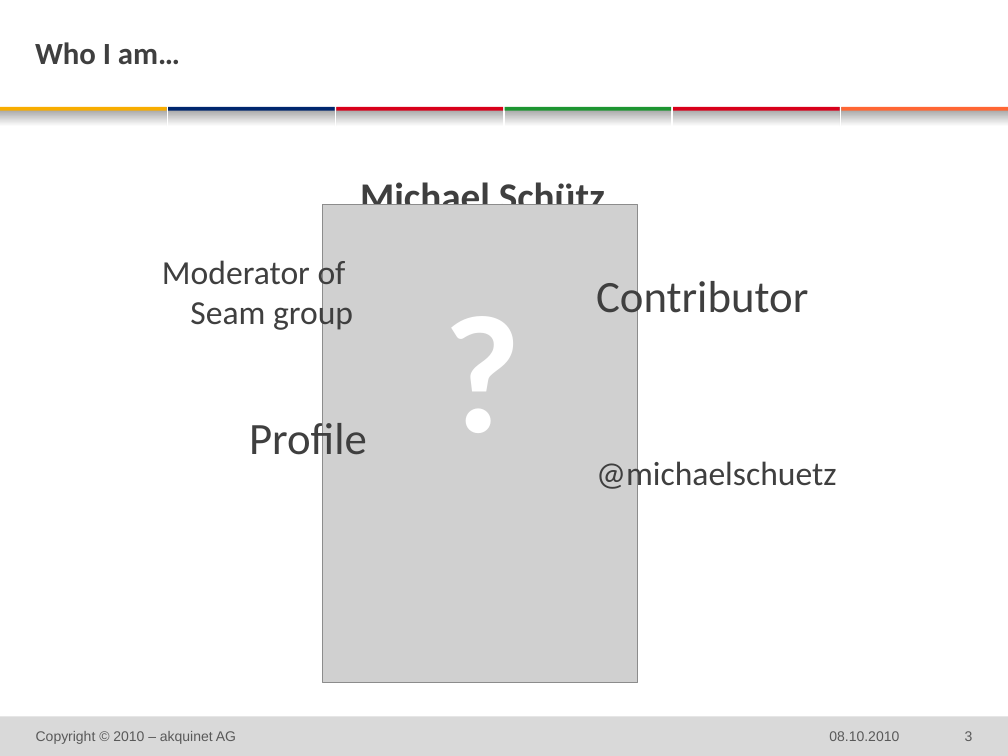
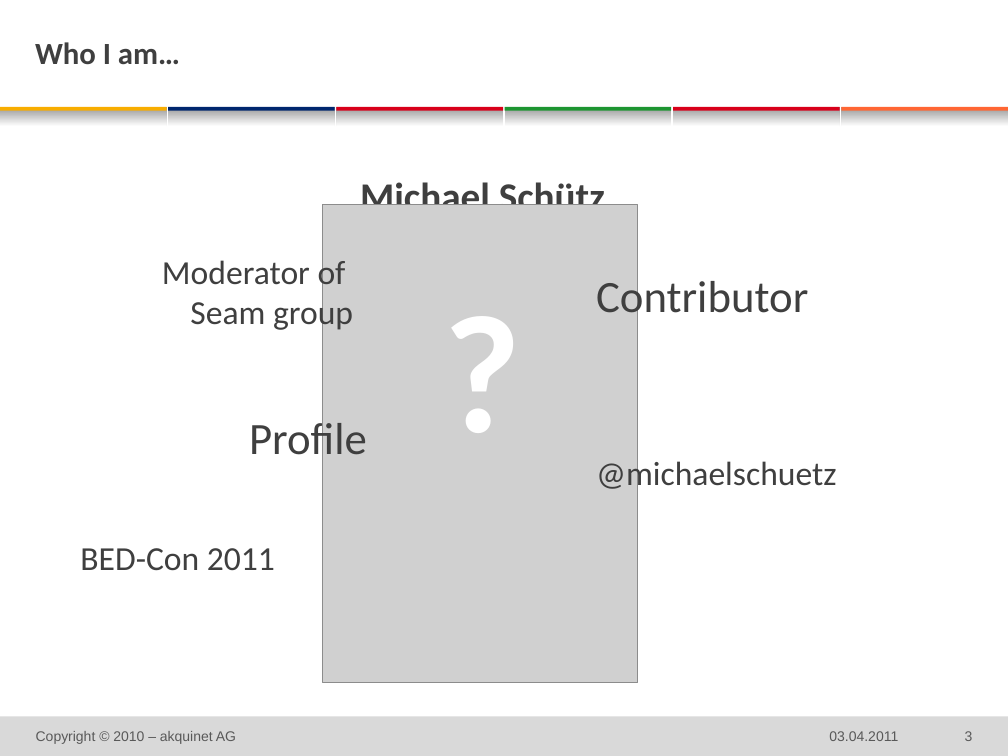
Before and after one commit to michaelschuetz/seamArquillian-sdc2011, a slide deck: slide 3 of doc/sdc_SeamArquillian.pptx. Drawn at 1008x756 pixels with LibreOffice and Linux fonts; fonts in the diff are those of the drawing; grey boxes stand for pictures; background and template pictures are left out. Boxes give left, top, right and bottom in pixels: in the first picture for what was removed or moved away, otherwise in the second. Text is boxed around its words. In the diff, an @@ line names an element or a change of style, - is before the commit and + after.

```diff
--- a/doc/sdc_SeamArquillian.pptx
+++ b/doc/sdc_SeamArquillian.pptx
@@ text added at [80, 548, 275, 571], 24 pt, text #3F3F3F @@
+  BED-Con 2011
@@ text at [829, 731, 898, 741]: text changed @@
-08.10.2010
+03.04.2011
```
Also in this commit, not shown: 14 other slides changed, 1 slide added, 1 slide removed.
